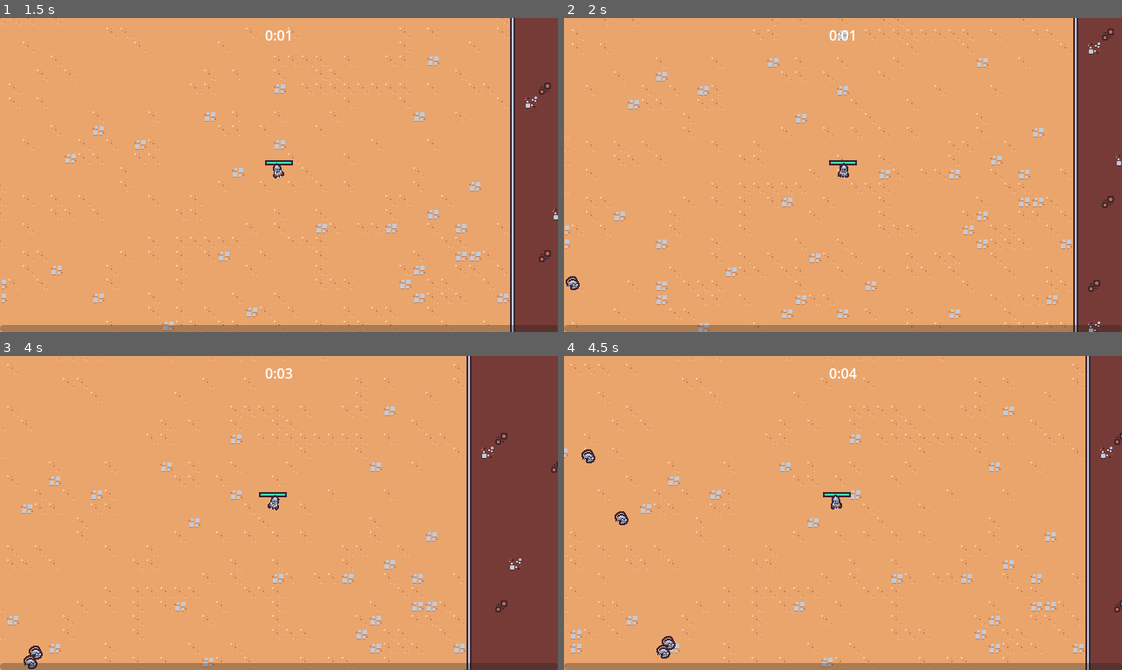
Above: before the commit, frames 1-4 (two rows, left to right).
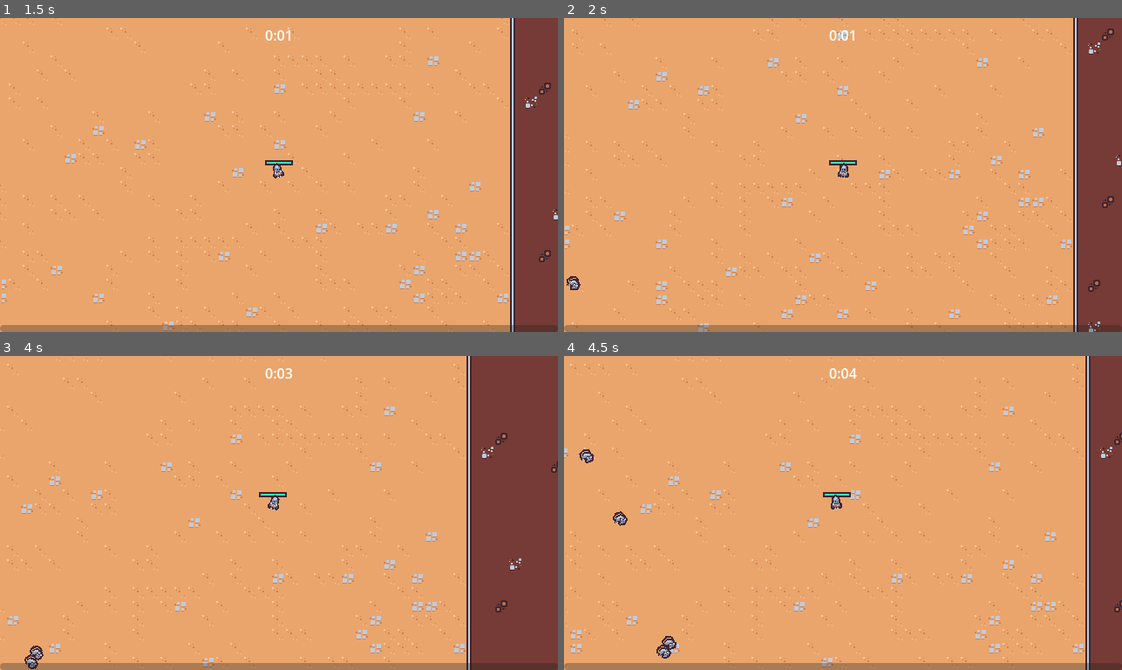
Above: after the commit, the same moments.

Repository: rafariossaa/godot_2d_survival_tutorial
Game: Godot game, scene res://scenes/main/main.tscn
Same seed, same stepped clock (60 frames per second), same inputs: the game is played once before the commit and once after it.
Inputs (mouse positions are in pixels of both pictures, inside the frame that each line leads up to):
- Up to frame 1 (1.5 s): move the mouse to (401, 159) at 0.52 s; press the mouse at (401, 159) at 0.53 s; hold Right (move_right) 0.53-1.28 s; move the mouse to (167, 190) at 1.27 s; release the mouse at (167, 190) at 1.28 s; hold Down (move_down) from 1.28 s (still down); click (167, 190) at 1.35 s
- Up to frame 2 (2 s): keep holding Down (move_down)
- Up to frame 3 (4 s): move the mouse to (334, 443) at 2.02 s; release Down (move_down) at 2.03 s; press the mouse at (334, 443) at 2.03 s; hold Right (move_right) 2.03-2.78 s; move the mouse to (251, 575) at 2.77 s; release the mouse at (251, 575) at 2.78 s; hold Up (move_up) 2.78-3.53 s; click (251, 575) at 2.85 s; move the mouse to (446, 560) at 3.52 s; press the mouse at (446, 560) at 3.53 s; hold Left (move_left) from 3.53 s (still down)
- Up to frame 4 (4.5 s): keep holding Left (move_left); move the mouse to (675, 465) at 4.27 s; release the mouse at (675, 465) at 4.28 s; click (675, 465) at 4.35 s

Frame 1 is identical in both runs. In frame 2, less than 0.1% of the frame differs, in the area x 0-3%, y 82-87%; in frame 3, less than 0.1%; in frame 4, 0.2%, in the area x 2-21%, y 29-97%.

Commit message:
Lesson 37- Animating the enemy + (GPU Particle for death)

Diff:
--- a/project.godot
+++ b/project.godot
@@ -70,5 +70,4 @@
 [rendering]
 
 textures/canvas_textures/default_texture_filter=0
-renderer/rendering_method="gl_compatibility"
 renderer/rendering_method.mobile="gl_compatibility"
--- /dev/null
+++ b/scenes/component/death_component.tscn
@@ -0,0 +1,89 @@
+[gd_scene load_steps=8 format=3 uid="uid://bfacqjt3tplo0"]
+
+[ext_resource type="Texture2D" uid="uid://cq11dm3qffmi3" path="res://scenes/game_object/basic_enemy/base_enemy.png" id="1_6l0ts"]
+
+[sub_resource type="Animation" id="Animation_gds7t"]
+resource_name = "default"
+tracks/0/type = "value"
+tracks/0/imported = false
+tracks/0/enabled = true
+tracks/0/path = NodePath("GPUParticles2D:emitting")
+tracks/0/interp = 1
+tracks/0/loop_wrap = true
+tracks/0/keys = {
+"times": PackedFloat32Array(0),
+"transitions": PackedFloat32Array(1),
+"update": 1,
+"values": [true]
+}
+tracks/1/type = "method"
+tracks/1/imported = false
+tracks/1/enabled = true
+tracks/1/path = NodePath(".")
+tracks/1/interp = 1
+tracks/1/loop_wrap = true
+tracks/1/keys = {
+"times": PackedFloat32Array(1),
+"transitions": PackedFloat32Array(1),
+"values": [{
+"args": [],
+"method": &"queue_free"
+}]
+}
+
+[sub_resource type="Animation" id="Animation_d70a2"]
+length = 0.001
+tracks/0/type = "value"
+tracks/0/imported = false
+tracks/0/enabled = true
+tracks/0/path = NodePath("GPUParticles2D:emitting")
+tracks/0/interp = 1
+tracks/0/loop_wrap = true
+tracks/0/keys = {
+"times": PackedFloat32Array(0),
+"transitions": PackedFloat32Array(1),
+"update": 1,
+"values": [false]
+}
+
+[sub_resource type="AnimationLibrary" id="AnimationLibrary_v12m1"]
+_data = {
+"RESET": SubResource("Animation_d70a2"),
+"default": SubResource("Animation_gds7t")
+}
+
+[sub_resource type="Curve" id="Curve_v5h6u"]
+_data = [Vector2(0, 1), 0.0, 0.0, 0, 0, Vector2(0.6, 1), 0.0, 0.0, 0, 0, Vector2(1, 0), 0.0, 0.0, 0, 0]
+point_count = 3
+
+[sub_resource type="CurveTexture" id="CurveTexture_f6svq"]
+curve = SubResource("Curve_v5h6u")
+
+[sub_resource type="ParticleProcessMaterial" id="ParticleProcessMaterial_g42lj"]
+particle_flag_disable_z = true
+direction = Vector3(0, -1, 0)
+spread = 30.0
+initial_velocity_min = 125.0
+initial_velocity_max = 200.0
+angular_velocity_min = -720.0
+angular_velocity_max = 720.0
+gravity = Vector3(0, 400, 0)
+scale_curve = SubResource("CurveTexture_f6svq")
+
+[node name="DeathComponent" type="Node2D"]
+
+[node name="AnimationPlayer" type="AnimationPlayer" parent="."]
+libraries = {
+"": SubResource("AnimationLibrary_v12m1")
+}
+autoplay = "default"
+
+[node name="GPUParticles2D" type="GPUParticles2D" parent="."]
+emitting = false
+amount = 1
+process_material = SubResource("ParticleProcessMaterial_g42lj")
+texture = ExtResource("1_6l0ts")
+lifetime = 0.65
+one_shot = true
+fixed_fps = 0
+interpolate = false
--- a/scenes/game_object/basic_enemy/basic_enemy.tscn
+++ b/scenes/game_object/basic_enemy/basic_enemy.tscn
@@ -1,10 +1,72 @@
-[gd_scene load_steps=8 format=3 uid="uid://dq67n0xogok68"]
+[gd_scene load_steps=11 format=3 uid="uid://dq67n0xogok68"]
 
 [ext_resource type="Script" path="res://scenes/game_object/basic_enemy/basic_enemy.gd" id="1_4ivcd"]
 [ext_resource type="Texture2D" uid="uid://cq11dm3qffmi3" path="res://scenes/game_object/basic_enemy/base_enemy.png" id="2_4kk1l"]
 [ext_resource type="PackedScene" uid="uid://coa2rcm1grqw0" path="res://scenes/component/health_component.tscn" id="2_rug2a"]
 [ext_resource type="PackedScene" uid="uid://ciapfp5rw0wsb" path="res://scenes/component/vial_drop_component.tscn" id="3_7kdn7"]
 [ext_resource type="PackedScene" uid="uid://ds43luchg7e4u" path="res://scenes/component/hurtbox_component.tscn" id="4_iqpdv"]
+
+[sub_resource type="Animation" id="Animation_skrg5"]
+resource_name = "walk"
+length = 0.4
+loop_mode = 1
+tracks/0/type = "value"
+tracks/0/imported = false
+tracks/0/enabled = true
+tracks/0/path = NodePath("Visuals/Sprite2D:position")
+tracks/0/interp = 2
+tracks/0/loop_wrap = true
+tracks/0/keys = {
+"times": PackedFloat32Array(0, 0.1, 0.3),
+"transitions": PackedFloat32Array(1, 1, 1),
+"update": 0,
+"values": [Vector2(0, 0), Vector2(-1, 0), Vector2(1, 0)]
+}
+tracks/1/type = "value"
+tracks/1/imported = false
+tracks/1/enabled = true
+tracks/1/path = NodePath("Visuals/Sprite2D:rotation")
+tracks/1/interp = 2
+tracks/1/loop_wrap = true
+tracks/1/keys = {
+"times": PackedFloat32Array(0, 0.1, 0.2, 0.3),
+"transitions": PackedFloat32Array(1, 1, 1, 1),
+"update": 0,
+"values": [0.174533, -0.174533, 0.174533, -0.174533]
+}
+
+[sub_resource type="Animation" id="Animation_fhk73"]
+length = 0.001
+tracks/0/type = "value"
+tracks/0/imported = false
+tracks/0/enabled = true
+tracks/0/path = NodePath("Visuals/Sprite2D:position")
+tracks/0/interp = 1
+tracks/0/loop_wrap = true
+tracks/0/keys = {
+"times": PackedFloat32Array(0),
+"transitions": PackedFloat32Array(1),
+"update": 0,
+"values": [Vector2(0, 0)]
+}
+tracks/1/type = "value"
+tracks/1/imported = false
+tracks/1/enabled = true
+tracks/1/path = NodePath("Visuals/Sprite2D:rotation")
+tracks/1/interp = 1
+tracks/1/loop_wrap = true
+tracks/1/keys = {
+"times": PackedFloat32Array(0),
+"transitions": PackedFloat32Array(1),
+"update": 0,
+"values": [0.0]
+}
+
+[sub_resource type="AnimationLibrary" id="AnimationLibrary_3b32s"]
+_data = {
+"RESET": SubResource("Animation_fhk73"),
+"walk": SubResource("Animation_skrg5")
+}
 
 [sub_resource type="CircleShape2D" id="CircleShape2D_qpx27"]
 radius = 12.0
@@ -18,22 +80,32 @@
 motion_mode = 1
 script = ExtResource("1_4ivcd")
 
+[node name="AnimationPlayer" type="AnimationPlayer" parent="."]
+libraries = {
+"": SubResource("AnimationLibrary_3b32s")
+}
+autoplay = "walk"
+
 [node name="HealthComponent" parent="." instance=ExtResource("2_rug2a")]
 
 [node name="VialDropComponent" parent="." node_paths=PackedStringArray("health_component") instance=ExtResource("3_7kdn7")]
 health_component = NodePath("../HealthComponent")
 
 [node name="HurtboxComponent" parent="." node_paths=PackedStringArray("health_component") instance=ExtResource("4_iqpdv")]
+visible = false
 health_component = NodePath("../HealthComponent")
 
 [node name="CollisionShape2D" type="CollisionShape2D" parent="HurtboxComponent"]
 position = Vector2(0, -5)
 shape = SubResource("CircleShape2D_qpx27")
 
-[node name="Sprite2D" type="Sprite2D" parent="."]
+[node name="Visuals" type="Node2D" parent="."]
+
+[node name="Sprite2D" type="Sprite2D" parent="Visuals"]
 texture = ExtResource("2_4kk1l")
 offset = Vector2(0, -4)
 
 [node name="CollisionShape2D" type="CollisionShape2D" parent="."]
+visible = false
 position = Vector2(0, -4)
 shape = SubResource("CircleShape2D_srxry")
